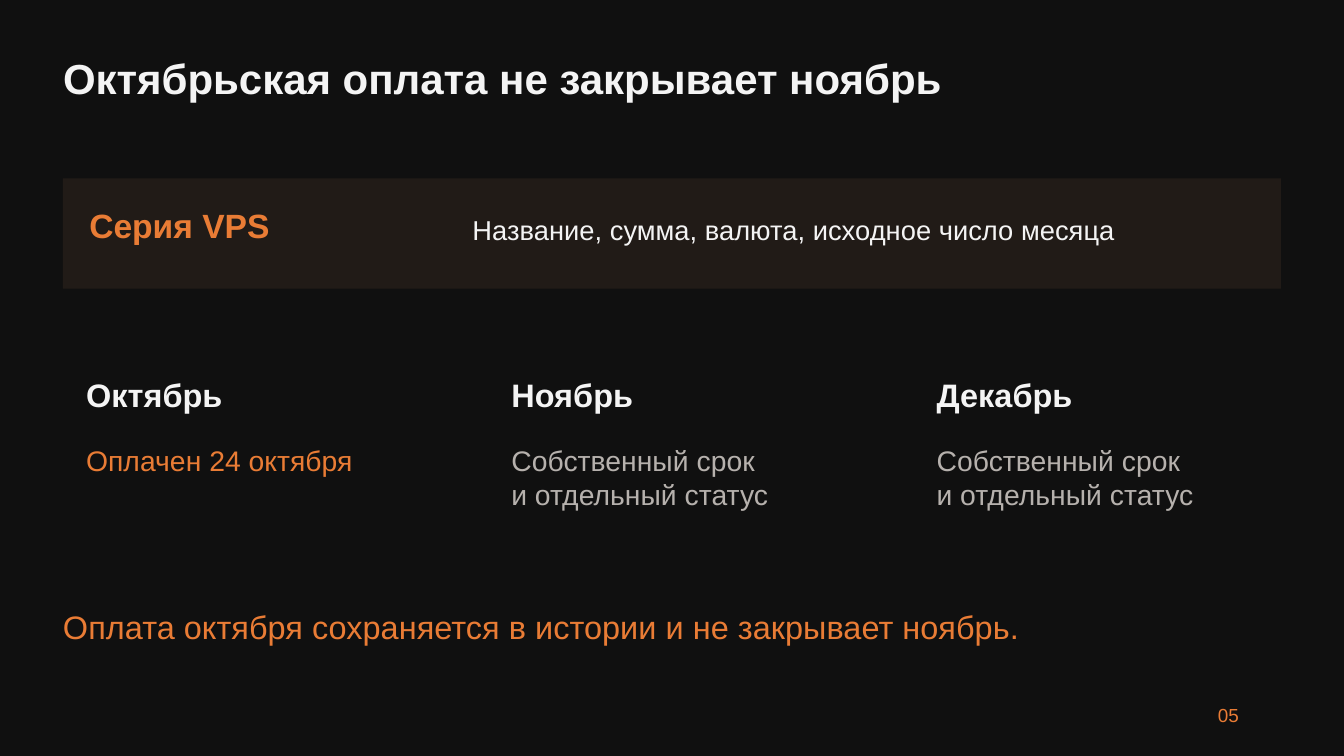
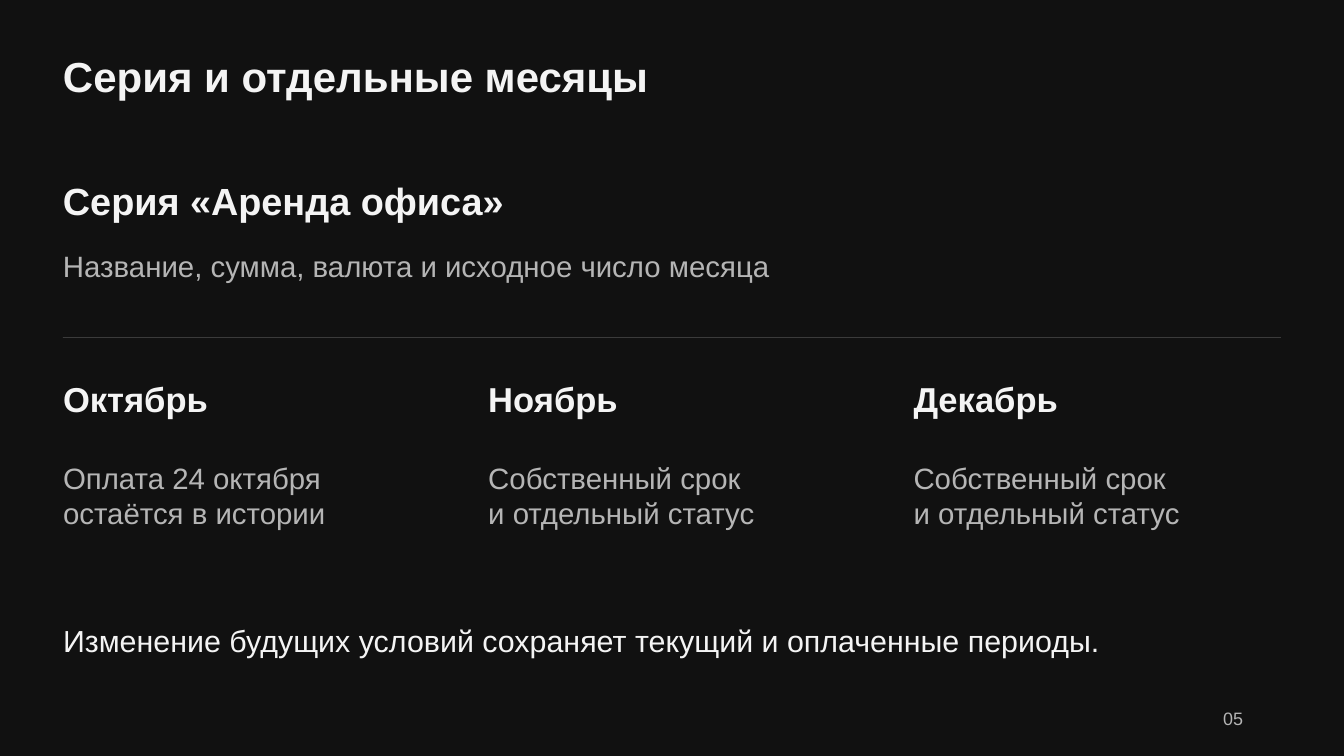
Before and after one commit to MadSparr0w0/aeza-renewals, a slide deck: slide 5 of deliverables/Rex_aeza_InvoiceKeeper.pptx. Drawn at 1344x756 pixels with LibreOffice and Linux fonts; fonts in the diff are those of the drawing. Boxes give left, top, right and bottom in pixels: in the first picture for what was removed or moved away, otherwise in the second. Text is boxed around its words. In the diff, an @@ line names an element or a change of style, - is before the commit and + after.

```diff
--- a/deliverables/Rex_aeza_InvoiceKeeper.pptx
+++ b/deliverables/Rex_aeza_InvoiceKeeper.pptx
@@ background #101010 to #111111 @@
@@ text at bbox=[63, 62, 648, 100]: text changed @@
-Октябрьская оплата не закрывает ноябрь
+Серия и отдельные месяцы
@@ text added at bbox=[63, 187, 504, 222], 27 pt, text #F4F4F4, bold @@
+Серия «Аренда офиса»
@@ text removed at bbox=[89, 214, 269, 245] @@
-Серия VPS
@@ text at bbox=[63, 257, 769, 283]: text changed; size 19.5 to 21 pt; text colour #F4F4F4 to #B5B5B5 @@
-Название, сумма, валюта, исходное число месяца
+Название, сумма, валюта и исходное число месяца
@@ rectangle: place and size @@
-rectangle at bbox=[63, 178, 1280, 288]
+rectangle at bbox=[63, 337, 1280, 338]
@@ rectangle at bbox=[63, 337, 1280, 338]: fill #211B17 to #3B3B3B @@
@@ text "Октябрь": place and size @@
-text "Октябрь" at bbox=[86, 383, 222, 413]
+text "Октябрь" at bbox=[63, 386, 208, 419]
@@ size 23.2 to 24.8 pt in 3 elements at bbox=[914, 386, 1058, 419], bbox=[63, 386, 208, 419], bbox=[488, 386, 617, 419] @@
@@ text "Ноябрь": place and size @@
-text "Ноябрь" at bbox=[511, 383, 633, 413]
+text "Ноябрь" at bbox=[488, 386, 617, 419]
@@ text "Декабрь": place and size @@
-text "Декабрь" at bbox=[937, 383, 1073, 413]
+text "Декабрь" at bbox=[914, 386, 1058, 419]
@@ text at bbox=[63, 467, 326, 530]: text changed; size 20.2 to 21 pt; text colour #E97C35 to #B5B5B5 @@
-Оплачен 24 октября
+Оплата 24 октября
+остаётся в истории
@@ text "Собственный срок" at bbox=[488, 467, 754, 530]: size 20.2 to 21 pt, text colour #B6B1AD to #B5B5B5 @@
@@ text "Собственный срок": place and size @@
-text "Собственный срок" at bbox=[511, 450, 768, 511]
+text "Собственный срок" at bbox=[488, 467, 754, 530]
@@ text "Собственный срок": place and size @@
-text "Собственный срок" at bbox=[937, 450, 1193, 511]
+text "Собственный срок" at bbox=[914, 467, 1179, 530]
@@ text "Собственный срок" at bbox=[914, 467, 1179, 530]: size 20.2 to 21 pt, text colour #B6B1AD to #B5B5B5 @@
@@ text at bbox=[63, 629, 1099, 658]: text changed; size 23.2 to 21.8 pt; text colour #E97C35 to #F4F4F4 @@
-Оплата октября сохраняется в истории и не закрывает ноябрь.
+Изменение будущих условий сохраняет текущий и оплаченные периоды.
@@ text "05" at bbox=[1223, 712, 1243, 725]: size 13.5 to 12.8 pt, text colour #E97C35 to #B5B5B5 @@
```
Also in this commit, not shown: 6 other slides changed, 8 slides added, 8 slides removed, 9 other files.
